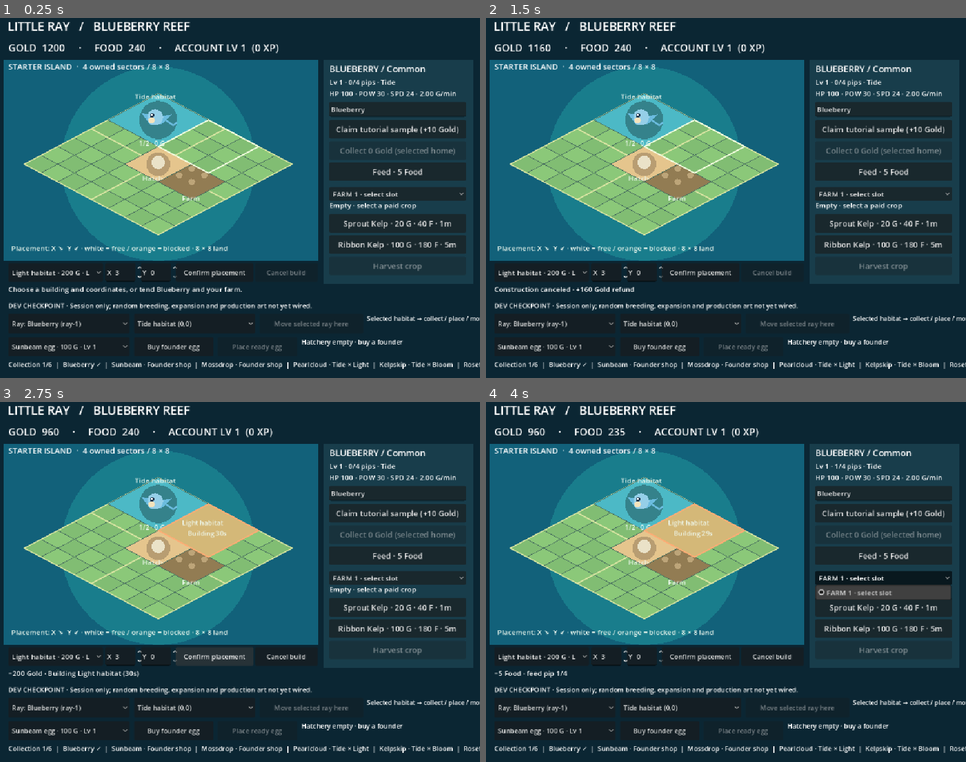
Above: before the commit, frames 1-4 (two rows, left to right).
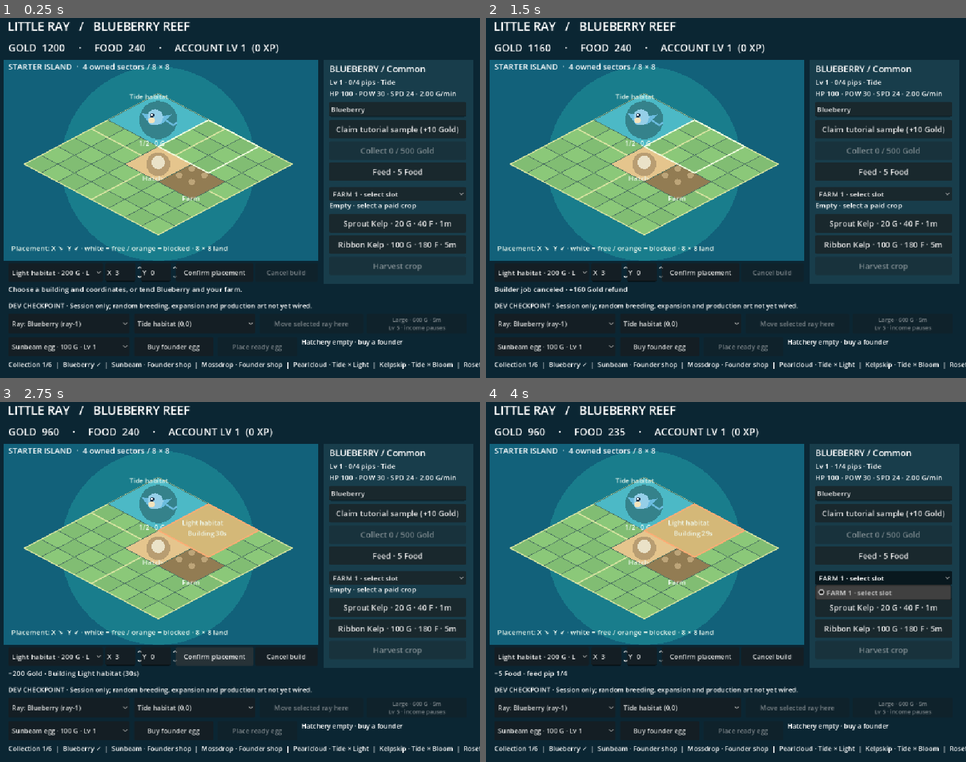
Above: after the commit, the same moments.

Repository: hazelfjeld/Swarm-Autonomous-Game-Design
Game: Godot game, scene res://main.tscn
The game is run twice, just before and just after one commit, with the same random seed, the same clock (stepped at 60 frames per second) and the same inputs.
Inputs:
- Up to frame 1 (0.25 s): no input
- Up to frame 2 (1.5 s): click "Confirm placement" at 0.5 s; click "Cancel build" at 1.25 s
- Up to frame 3 (2.75 s): click "Confirm placement" at 2 s
- Up to frame 4 (4 s): click "Feed · 5 Food" at 2.75 s; click "FARM 1 · select slot" at 3.5 s

The runs differ from the first frame. In frame 1, 0.6% of the frame differs, in the area x 26-100%, y 21-88%; in frame 2, 0.9%, in the area x 1-100%, y 21-88%; in frame 3, 0.6%; in frame 4, 0.6%.

Commit message:
GAMEPLAY-002: Large habitats and piecewise builder settlement

Diff:
--- a/game/city_checkpoint/city_model.gd
+++ b/game/city_checkpoint/city_model.gd
@@ -5,6 +5,11 @@
 const TICKS_PER_GOLD = 240
 const SMALL_CAP = 500
 const SMALL_CAPACITY = 2
+const LARGE_CAPACITY = 4
+const LARGE_CAP = 5000
+const LARGE_COST = 600
+const LARGE_DURATION_MS = 300000
+const LARGE_GATE = 5
 # GDD v2 §§5–7,9: ordered elements and source-defined stat profiles.
 const SPECIES = {
 	"blueberry": {"name": "Blueberry", "elements": ["Tide"], "rarity": "Common", "role": "Attacker", "source": "Founder shop"},
@@ -88,21 +93,48 @@
 func advance(delta_ms: int) -> void:
 	if delta_ms <= 0:
 		return
-	elapsed_ms += delta_ms
-	# Per-bin fixed-point production; fractions remain in the original bin.
+	var target_ms: int = elapsed_ms + delta_ms
+	# Settle each side of the builder deadline separately. Upgrades pause only
+	# the selected habitat, retain its bin, then resume at its new capacity.
+	if not construction.is_empty() and int(construction["deadline_ms"]) <= target_ms:
+		var deadline: int = maxi(elapsed_ms, int(construction["deadline_ms"]))
+		_produce(deadline - elapsed_ms)
+		elapsed_ms = deadline
+		_finish_construction()
+	_produce(target_ms - elapsed_ms)
+	elapsed_ms = target_ms
+
+func _produce(delta_ms: int) -> void:
+	if delta_ms <= 0:
+		return
 	for habitat_id in habitat_ids():
 		var bin: Dictionary = habitat_bins[habitat_id]
+		var cap_ticks: int = habitat_gold_cap(habitat_id) * TICKS_PER_GOLD
 		var total: int = int(bin["subticks"]) + delta_ms * habitat_rate_ticks(habitat_id)
-		bin["ticks"] = mini(SMALL_CAP * TICKS_PER_GOLD, int(bin["ticks"]) + floori(total / 1000.0))
-		bin["subticks"] = 0 if int(bin["ticks"]) == SMALL_CAP * TICKS_PER_GOLD else total % 1000
-	if not construction.is_empty() and elapsed_ms >= int(construction["deadline_ms"]):
-		var built: Dictionary = find_building(str(construction["building_id"]))
+		bin["ticks"] = mini(cap_ticks, int(bin["ticks"]) + floori(total / 1000.0))
+		bin["subticks"] = 0 if int(bin["ticks"]) == cap_ticks else total % 1000
+
+func _finish_construction() -> void:
+	var built: Dictionary = find_building(str(construction["building_id"]))
+	if construction.get("kind", "build") == "upgrade":
+		built["tier"] = 2
+		xp += 25
+	else:
 		if HABITAT_ELEMENTS.has(built["type"]):
 			habitat_bins[built["id"]] = {"ticks": 0, "subticks": 0}
 		xp += 50
-		construction = {}
-		_settle_trained_founders()
-		revision += 1
+	construction = {}
+	_settle_trained_founders()
+	revision += 1
+
+func habitat_capacity(habitat_id: String) -> int:
+	return LARGE_CAPACITY if int(find_building(habitat_id).get("tier", 1)) == 2 else SMALL_CAPACITY
+
+func habitat_gold_cap(habitat_id: String) -> int:
+	return LARGE_CAP if int(find_building(habitat_id).get("tier", 1)) == 2 else SMALL_CAP
+
+func upgrading(id: String) -> bool:
+	return not construction.is_empty() and construction["building_id"] == id and construction.get("kind", "build") == "upgrade"
 
 func habitat_ids() -> Array[String]:
 	var ids: Array[String] = []
@@ -128,6 +160,8 @@
 	return int(RARITIES[ray_species(ray_id)["rarity"]]["gold"]) * (int(ray["level"]) + 3)
 
 func habitat_rate_ticks(habitat_id: String) -> int:
+	if upgrading(habitat_id):
+		return 0
 	var rate: int = 0
 	for id in resident_ids(habitat_id):
 		rate += ray_rate_ticks(id)
@@ -166,8 +200,9 @@
 	var building: Dictionary = find_building(habitat_id)
 	if not SPECIES[species_id]["elements"].has(HABITAT_ELEMENTS[building["type"]]):
 		return "Element mismatch: %s needs %s." % [SPECIES[species_id]["name"], " or ".join(PackedStringArray(SPECIES[species_id]["elements"]))]
-	if resident_ids(habitat_id).size() >= SMALL_CAPACITY:
-		return "Habitat full (2/2). Build another compatible habitat or move a resident."
+	var capacity: int = habitat_capacity(habitat_id)
+	if resident_ids(habitat_id).size() >= capacity:
+		return "Habitat full (%d/%d). Upgrade, build another compatible habitat or move a resident." % [capacity, capacity]
 	return ""
 
 func founder_remaining() -> int:
@@ -217,7 +252,7 @@
 	return {}
 
 func pending(id: String) -> bool:
-	return not construction.is_empty() and construction["building_id"] == id
+	return not construction.is_empty() and construction["building_id"] == id and not upgrading(id)
 
 func construction_remaining() -> int:
 	if construction.is_empty():
@@ -395,6 +430,20 @@
 			buildings.append({"id": id, "type": parts[0], "kind": spec["kind"], "x": x, "y": y, "size": spec["size"]})
 			construction = {"building_id": id, "deadline_ms": elapsed_ms + int(spec["seconds"]) * 1000, "cost": spec["gold"]}
 			message = "−%d Gold · Building %s (%ds)" % [spec["gold"], spec["kind"], spec["seconds"]]
+		"upgrade_habitat":
+			if not habitat_ids().has(argument):
+				return {"ok": false, "message": "Choose a completed elemental habitat."}
+			if not construction.is_empty():
+				return {"ok": false, "message": "Builder busy; wait or cancel."}
+			if habitat_capacity(argument) != SMALL_CAPACITY:
+				return {"ok": false, "message": "Large is the maximum tier in this slice."}
+			if account_level() < LARGE_GATE:
+				return {"ok": false, "message": "Large habitat unlocks at account level 5."}
+			if gold < LARGE_COST:
+				return {"ok": false, "message": "Large habitat costs 600 Gold."}
+			gold -= LARGE_COST
+			construction = {"kind": "upgrade", "building_id": argument, "deadline_ms": elapsed_ms + LARGE_DURATION_MS, "cost": LARGE_COST}
+			message = "−600 Gold · Large upgrade (5m); income paused, collection available."
 		"move":
 			var parts: PackedStringArray = argument.split(",")
 			if parts.size() != 3 or not parts[1].is_valid_int() or not parts[2].is_valid_int():
@@ -414,10 +463,11 @@
 				return {"ok": false, "message": "No construction to cancel."}
 			var building: Dictionary = find_building(str(construction["building_id"]))
 			var refund: int = floori(int(construction["cost"]) * 0.8)
-			buildings.erase(building)
+			if construction.get("kind", "build") != "upgrade":
+				buildings.erase(building)
 			gold += refund
 			construction = {}
-			message = "Construction canceled · +%d Gold refund" % refund
+			message = "Builder job canceled · +%d Gold refund" % refund
 		"feed":
 			var ray_id: String = "ray-1" if argument.is_empty() else argument
 			var cost: int = feed_cost(ray_id)
--- a/game/city_checkpoint/city_view.gd
+++ b/game/city_checkpoint/city_view.gd
@@ -34,6 +34,7 @@
 var buy_button: Button
 var place_egg_button: Button
 var move_ray_button: Button
+var upgrade_button: Button
 var egg_info: Label
 var collection_info: Label
 var selected_ray: String = "ray-1"
@@ -110,7 +111,9 @@
 	move_ray_button = button_at("Move selected ray here", Vector2(600, 685), func(): act("move_ray", selected_ray + "," + selected_habitat))
 	move_ray_button.size = Vector2(235, 44)
 	move_ray_button.add_theme_font_size_override("font_size", 15)
-	label_at("Selected habitat → collect / place / move", Vector2(843, 686), Vector2(220, 44), 14).autowrap_mode = TextServer.AUTOWRAP_WORD_SMART
+	upgrade_button = button_at("Upgrade selected habitat", Vector2(843, 685), func(): act("upgrade_habitat", selected_habitat))
+	upgrade_button.size = Vector2(225, 44)
+	upgrade_button.add_theme_font_size_override("font_size", 13)
 	shop_choice = option_at(Vector2(30, 737), Vector2(275, 44))
 	for species_id in ["sunbeam", "blueberry", "mossdrop"]:
 		shop_choice.add_item("%s egg · 100 G · Lv %d" % [Model.SPECIES[species_id]["name"], Model.FOUNDER_GATES[species_id]])
@@ -266,7 +269,14 @@
 	ray_info.text = "Lv %d · %d/4 pips · %s\nHP %d · POW %d · SPD %d · %.2f G/min" % [ray["level"], ray["pips"], "/".join(PackedStringArray(species["elements"])), stats["health"], stats["power"], stats["speed"], city.ray_rate_ticks(selected_ray) / 4.0]
 	sample_button.disabled = city.sample_claimed
 	collect_button.disabled = city.stored_gold(selected_habitat) == 0
-	collect_button.text = "Collect %d Gold (selected home)" % city.stored_gold(selected_habitat)
+	collect_button.text = "Collect %d / %d Gold" % [city.stored_gold(selected_habitat), city.habitat_gold_cap(selected_habitat)]
+	upgrade_button.disabled = not city.construction.is_empty() or city.habitat_capacity(selected_habitat) == Model.LARGE_CAPACITY or city.gold < Model.LARGE_COST or city.account_level() < Model.LARGE_GATE
+	if city.upgrading(selected_habitat):
+		upgrade_button.text = "Upgrading · %ds left" % city.construction_remaining()
+	elif city.habitat_capacity(selected_habitat) == Model.LARGE_CAPACITY:
+		upgrade_button.text = "Large · 4 rays / 5000 G"
+	else:
+		upgrade_button.text = "Large · 600 G · 5m\nLv 5 · income pauses"
 	var cost: int = city.feed_cost(selected_ray)
 	feed_button.disabled = cost == 0 or city.food < cost
 	feed_button.text = "Feed · %d Food" % cost if cost > 0 else "Level cap reached"
@@ -284,6 +294,7 @@
 	collection_info.text = "Collection %d/6  |  %s" % [city.discoveries.size(), "  |  ".join(entries)]
 	refresh_choices()
 	cancel_build_button.disabled = city.construction.is_empty()
+	cancel_build_button.text = "Cancel upgrade" if city.construction.get("kind", "build") == "upgrade" else "Cancel build"
 	var job: Dictionary = city.farm_crop(selected_farm)
 	var empty: bool = job.is_empty()
 	plant_short.disabled = not empty or city.gold < 20
@@ -348,15 +359,17 @@
 			var residents: Array[String] = city.resident_ids(id)
 			for i in range(residents.size()):
 				var resident: Dictionary = city.individuals[residents[i]]
-				var offset: float = 0.0 if residents.size() == 1 else -20.0 + i * 40.0
-				draw_placeholder_ray(center + Vector2(offset,-7), str(resident["species"]), 1.0 if residents.size() == 1 else 0.62)
+				var offset: Vector2 = Vector2.ZERO if residents.size() == 1 else (Vector2(-20.0 + i * 40.0, 0) if residents.size() == 2 else Vector2(-20.0 + (i % 2) * 40.0, -13.0 + floori(i / 2.0) * 25.0))
+				draw_placeholder_ray(center + offset + Vector2(0,-7), str(resident["species"]), 1.0 if residents.size() == 1 else 0.62)
 			if residents.is_empty():
 				ink("Empty · 0 G/min", center + Vector2(-55,7), 14)
-			ink("%d/2 · %d G" % [residents.size(), city.stored_gold(id)], center + Vector2(-44,58), 15)
+			ink("%d/%d · %d G" % [residents.size(), city.habitat_capacity(id), city.stored_gold(id)], center + Vector2(-44,58), 15)
+			if city.upgrading(id):
+				ink("Paused · %ds" % city.construction_remaining(), center + Vector2(-42,35), 14)
 			if city.stored_gold(id) > 0:
 				draw_circle(center + Vector2(41,-33), 14, Color("#ffce63"))
 				ink("G", center + Vector2(35,-28), 14, Color("#533e26"))
-			ink(str(b["kind"]), center + Vector2(-53,-47), 16)
+			ink(("Large " if city.habitat_capacity(id) == Model.LARGE_CAPACITY else "") + str(b["kind"]), center + Vector2(-65,-47), 15)
 		"hatchery":
 			tile(x,y,footprint,footprint,Color("#e5c58d"))
 			draw_circle(center, 27, Color("#b89d72"))
--- a/game/city_checkpoint/tests.gd
+++ b/game/city_checkpoint/tests.gd
@@ -149,5 +149,47 @@
 	roster.advance(120000)
 	check(not roster.command("place_founder","building-1","full-home",roster.revision).ok and not roster.founder_egg.is_empty(), "full compatible habitat preserves ready egg")
 	check(roster.snapshot()["individuals"].size() == 3 and roster.snapshot()["habitat_bins"].size() == 2, "multi-resident state included in snapshot")
+	# Test-only account/roster fixtures for the GDD section 15 upgrade-crossing case.
+	var large = Model.new()
+	check(not large.command("upgrade_habitat","tide-1","locked-upgrade",large.revision).ok and large.gold == 1200, "Large account gate")
+	large.xp = 1000
+	var second: String = large._new_individual("blueberry","tide-1","fixture-second")
+	large.individuals["ray-1"]["level"] = 4
+	large.individuals[second]["level"] = 4
+	check(large.command("upgrade_habitat","tide-1","upgrade",large.revision).ok and large.gold == 600, "Large upgrade exact debit")
+	check(large.command("upgrade_habitat","tide-1","upgrade",0).ok and large.gold == 600, "upgrade retry no second debit")
+	check(large.habitat_ids().has("tide-1") and large.habitat_rate_ticks("tide-1") == 0 and large.habitat_capacity("tide-1") == 2, "paused income, occupied habitat remains visible")
+	check(not large.command("build","light,3,0","upgrade-busy",large.revision).ok, "upgrade uses single builder")
+	large.advance(3600000)
+	check(large.stored_gold() == 385 and large.habitat_capacity("tide-1") == 4 and large.habitat_gold_cap("tide-1") == 5000, "GDD sixty-minute resume produces 385 Gold after five-minute pause")
+	check(large.xp == 1025 and large.construction.is_empty() and large.resident_ids("tide-1").size() == 2, "upgrade awards 25 XP once and preserves residents")
+	large.advance(1)
+	check(large.xp == 1025 and not large.command("upgrade_habitat","tide-1","already-large",large.revision).ok, "completion not repeated and max slice tier")
+	check(large.housing_error("blueberry","tide-1").is_empty(), "Large accepts third compatible resident")
+	large._new_individual("blueberry","tide-1","fixture-third")
+	large._new_individual("blueberry","tide-1","fixture-fourth")
+	check(not large.housing_error("blueberry","tide-1").is_empty(), "Large caps at four residents")
+	large.advance(7*86400000)
+	check(large.stored_gold() == 5000, "Large Gold cap")
+	var canceled = Model.new()
+	canceled.xp = 1000
+	canceled.advance(30000)
+	check(canceled.command("upgrade_habitat","tide-1","cancel-upgrade-start",canceled.revision).ok, "start second upgrade fixture")
+	canceled.advance(299999)
+	check(canceled.stored_gold() == 1 and canceled.xp == 1000 and canceled.upgrading("tide-1"), "predeadline bin retained with no XP")
+	check(canceled.command("collect","tide-1","collect-during-upgrade",canceled.revision).ok and canceled.gold == 601, "collect remains available during upgrade")
+	check(canceled.command("move","tide-1,0,4","move-upgrading",canceled.revision).ok and canceled.upgrading("tide-1"), "move preserves upgrade job")
+	check(canceled.command("cancel_build","","cancel-upgrade",canceled.revision).ok and canceled.gold == 1081 and canceled.xp == 1000, "upgrade cancel refunds 480 and no XP")
+	check(canceled.habitat_capacity("tide-1") == 2 and canceled.resident_ids("tide-1") == ["ray-1"] and canceled.find_building("tide-1")["y"] == 4, "cancellation retains building, resident and relocation")
+	canceled.advance(30000)
+	check(canceled.stored_gold() == 1 and canceled.xp == 1000, "canceled upgrade resumes Small production")
+	var split = Model.new()
+	split.xp = 1000
+	split.advance(15000)
+	split.command("upgrade_habitat","tide-1","split-upgrade",split.revision)
+	split.advance(300000)
+	check(split.income_ticks == 120 and split.xp == 1025 and split.habitat_capacity("tide-1") == 4, "exact deadline retains fractional bin")
+	split.advance(15000)
+	check(split.stored_gold() == 1, "postdeadline production adds to preupgrade fraction")
 	print("CITY_MODEL_CHECKS: %d / %d passed" % [checks-failures,checks])
 	quit(0 if failures == 0 else 1)
